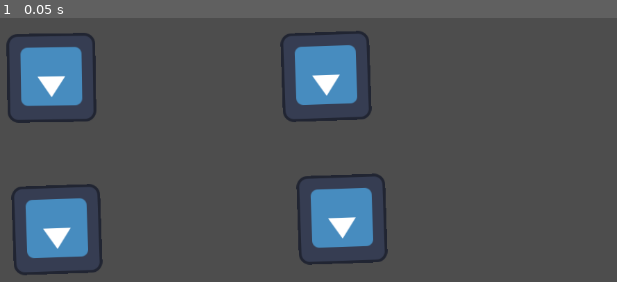
Above: before the commit, frame 1.
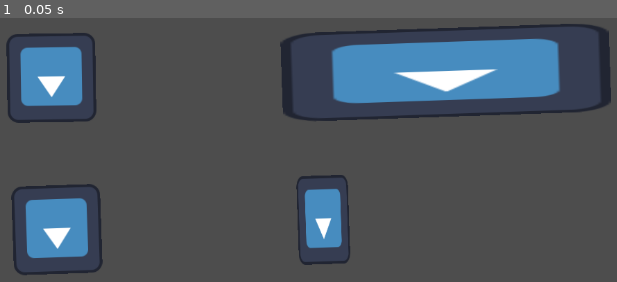
Above: after the commit, the same moment.

Repository: Aaron-C63/Pinky-Vs-BrAIn
Game: Godot game, scene res://Scenes/Test Scene 2.tscn
Two runs of this game, one before a commit and one after it. Both use one fixed random seed, a clock stepped at 60 frames per second and the inputs below. The project has no main scene, so this scene is started directly. The engine's default icon, where the game draws it, is replaced by a stand-in: a white triangle on a blue panel in a dark square.
Inputs:
- Up to frame 1 (0.05 s): no input

The runs differ from the first frame. In frame 1, 13% of the frame differs, in the area x 45-100%, y 2-94%.

Commit message:
test break

Diff:
--- a/Scenes/Test Scene 2.tscn
+++ b/Scenes/Test Scene 2.tscn
@@ -10,13 +10,15 @@
 texture = ExtResource("1_bngky")
 
 [node name="Icon2" type="Sprite2D" parent="."]
-position = Vector2(571, 246)
+position = Vector2(743.767, 240.132)
 rotation = 3.10764
+scale = Vector2(3.70104, 1)
 texture = ExtResource("1_bngky")
 
 [node name="Icon3" type="Sprite2D" parent="."]
-position = Vector2(594, 452)
+position = Vector2(567.099, 452.914)
 rotation = 3.10764
+scale = Vector2(0.579429, 1)
 texture = ExtResource("1_bngky")
 
 [node name="Icon4" type="Sprite2D" parent="."]
